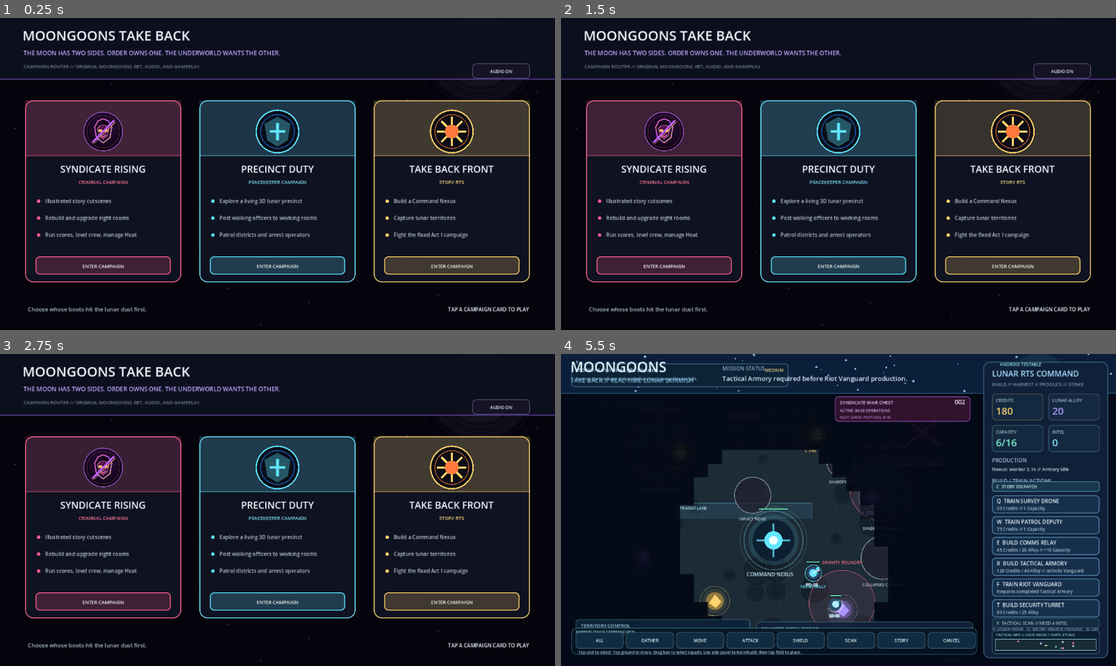
Above: before the commit, frames 1-4 (two rows, left to right).
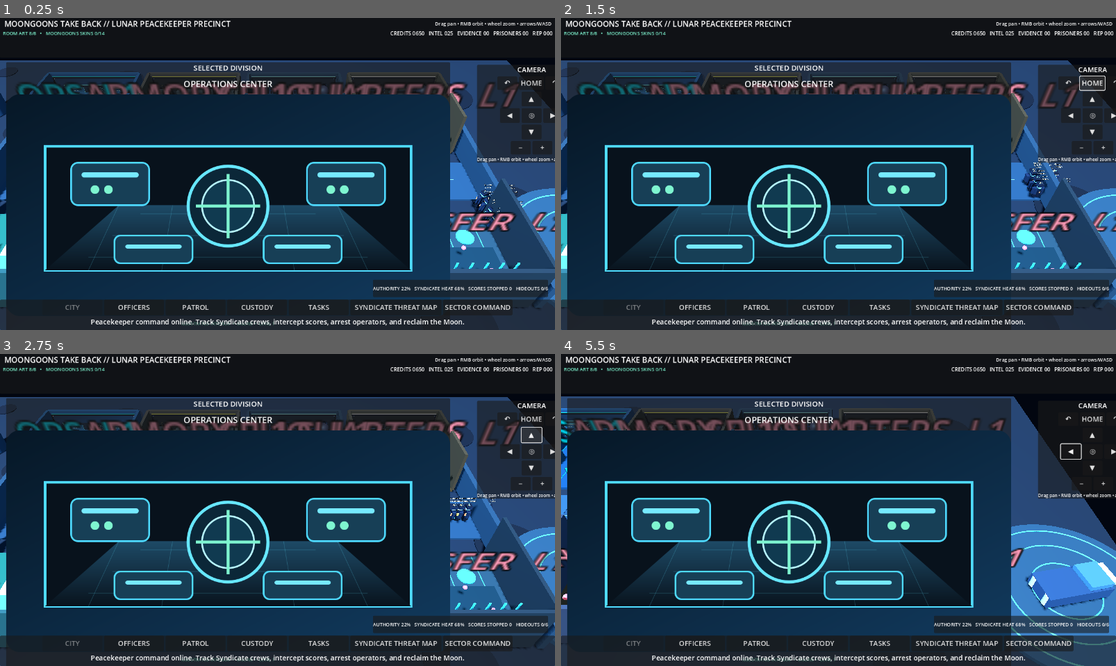
Above: after the commit, the same moments.

Repository: POTD725/MoonGoons-Take-Back
Game: Godot game, scene res://scenes/LivingPrecinct.tscn
The game is run twice, just before and just after one commit, with the same random seed, the same clock (stepped at 60 frames per second) and the same inputs. Before the commit the project starts from res://scenes/CampaignRouter.tscn.
Inputs (mouse positions are in pixels of both pictures, inside the frame that each line leads up to):
- Up to frame 1 (0.25 s): no input
- Up to frame 2 (1.5 s): click (1066, 83) at 0.5 s, where only the run after the commit has a clickable "↶"; click (1093, 83) at 1.25 s, where only the run after the commit has a clickable "HOME"
- Up to frame 3 (2.75 s): click (532, 435) at 2 s, where only the run after the commit has a clickable "▲"
- Up to frame 4 (5.5 s): click (1071, 450) at 2.75 s, where only the run after the commit has a clickable "◀"; tap Enter at 3.5 s; move the mouse to (960, 494) at 3.52 s; hold D 3.53-4.25 s; tap Q at 3.6 s; click (960, 494) at 3.67 s; drag from (727, 525) to (810, 572) at 4.27 s; move the mouse to (894, 441) at 5.02 s; hold D from 5.03 s (still down); tap F at 5.1 s

The runs differ from the first frame. In frame 1, 72% of the frame differs, in the area x 0-100%, y 0-100%; in frame 2, 73%; in frame 3, 73%; in frame 4, 74%.

Commit message:
Launch Take Back as the Peacekeeper counter-Syndicate game

Diff:
--- a/project.godot
+++ b/project.godot
@@ -4,14 +4,15 @@
 
 [application]
 config/name="MoonGoons Take Back"
-config/version="0.5.0-living-campaigns"
-run/main_scene="res://scenes/CampaignRouter.tscn"
+config/version="0.7.0-counter-syndicate"
+run/main_scene="res://scenes/LivingPrecinct.tscn"
 config/features=PackedStringArray("4.3", "GL Compatibility")
 config/icon="res://assets/android/icon.svg"
 
 [autoload]
 PrecinctState="*res://scripts/precinct_state.gd"
 PrecinctMeta="*res://scripts/precinct_meta_state.gd"
+CounterSyndicate="*res://scripts/counter_syndicate_state.gd"
 MoonGoonsSkins="*res://scripts/moongoons_skin_bank.gd"
 MoonGoonsAudio="*res://scripts/moongoons_audio.gd"
 SyndicateState="*res://scripts/syndicate_state.gd"
